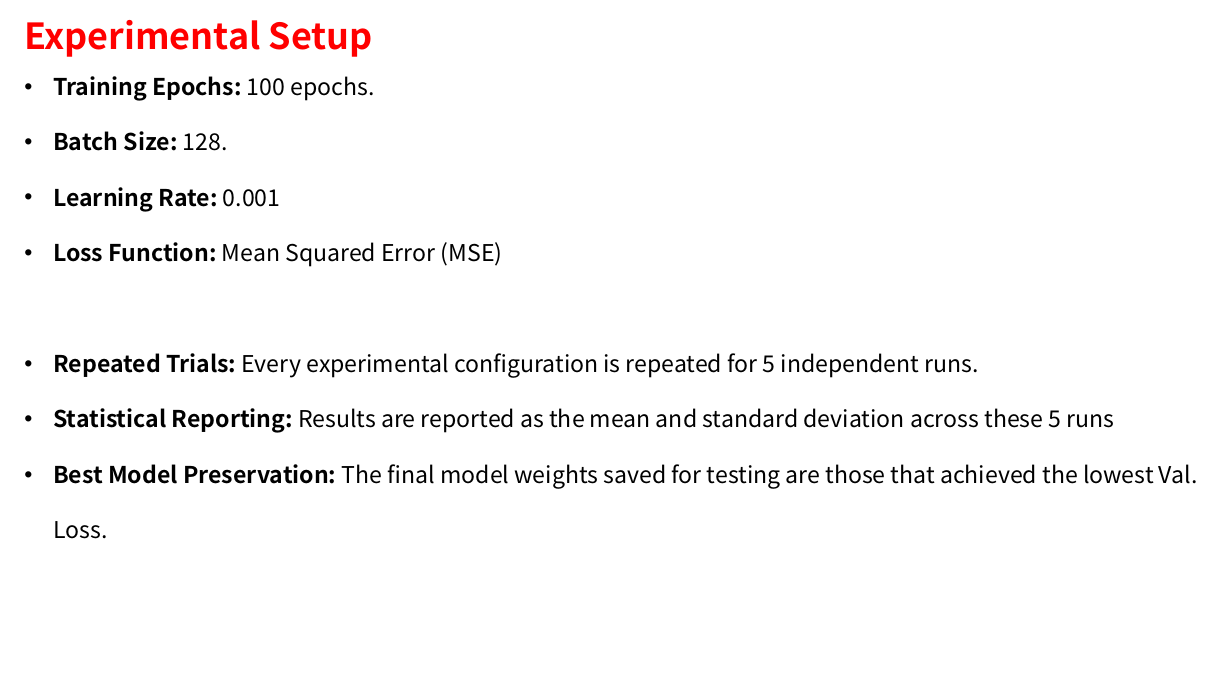
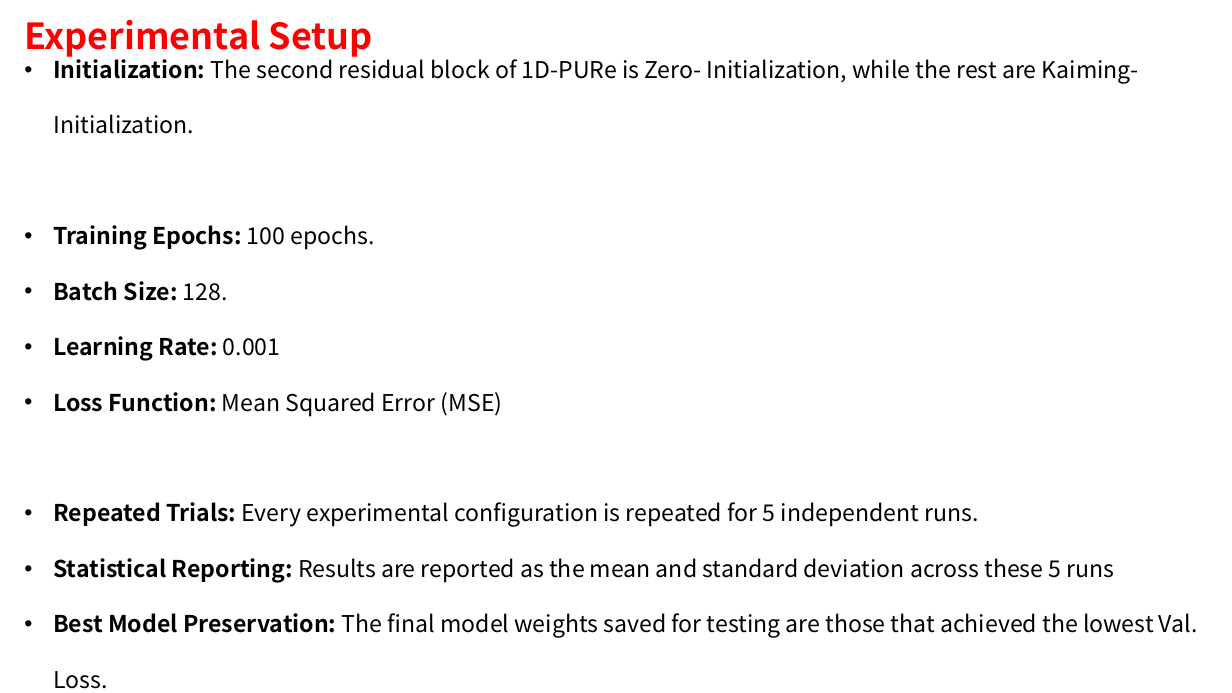
Before and after one commit to ziyuan-li/1d_pure, a slide deck: slide 6 of 1DPURe.pptx. Drawn at 1232x693 pixels with LibreOffice and Linux fonts; fonts in the diff are those of the drawing. Boxes give left, top, right and bottom in pixels: in the first picture for what was removed or moved away, otherwise in the second. Text is boxed around its words. In the diff, an @@ line names an element or a change of style, - is before the commit and + after.

```diff
--- a/1DPURe.pptx
+++ b/1DPURe.pptx
@@ text "Initialization: The second residual block ...": place and size @@
-text "Initialization: The second residual block ..." at [53,76,1198,489]
+text "Initialization: The second residual block ..." at [53,55,1198,689]
@@ text at [53,55,1139,134]: paragraph added @@
+• Initialization: The second residual block of 1D-PURe is Zero- Initialization, while the rest are Kaiming-Initialization.
```
Also in this commit, not shown: 8 other slides changed, 11 slides added, 1 other file.
